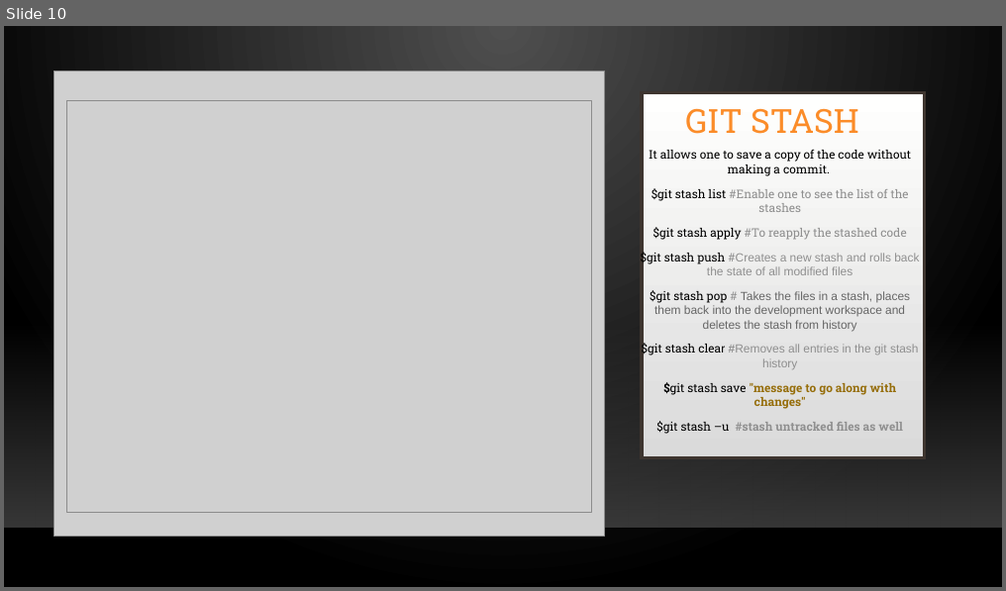
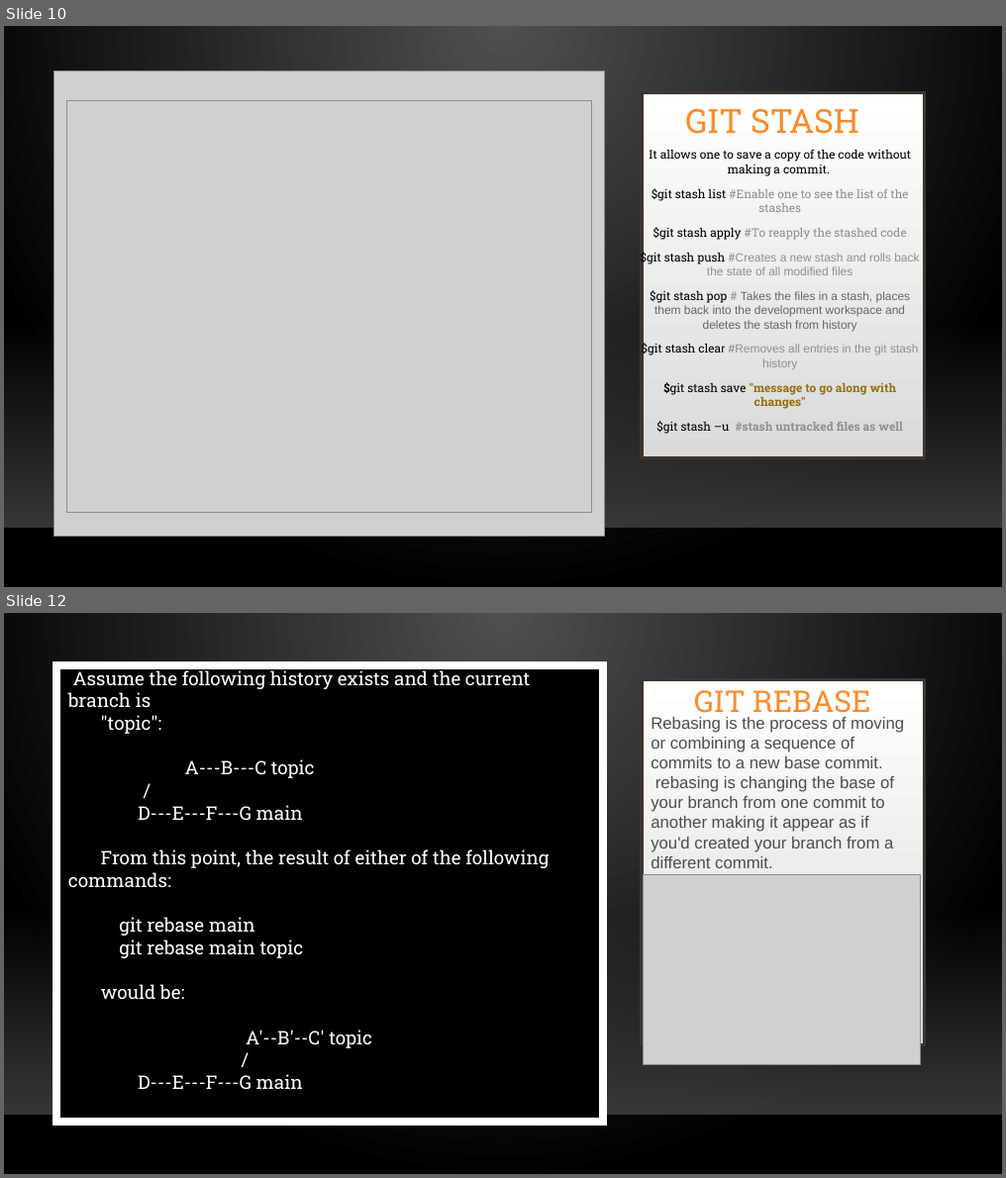
Before and after one commit to gwydion67/KOSS-presentation, a slide deck: New Git Concepts.pptx. Shown one above the other, each under a label of ours: slide 10 before the commit, slides 10 and 12 after it; the slides between them are not shown. The pictures are 1006x591 and 1006x1178 pixels, drawn with LibreOffice and Linux fonts; fonts in the diff are those of the drawing; grey boxes stand for pictures; background and template pictures are left out. Boxes give left, top, right and bottom in pixels: in the first picture for what was removed or moved away, otherwise in the second. Text is boxed around its words. In the diff, an @@ line names an element or a change of style, - is before the commit and + after.

```diff
--- a/New Git Concepts.pptx
+++ b/New Git Concepts.pptx
@@ slide 12 added at [4,613,1002,1174], background gradient #505050 to #000000; not listed: 3 template elements that a slide beside it also shows @@
@@ rectangle added at [56,665,603,1122], fill #000000, outline #FFFFFF 8 pt @@
@@ text added at [68,667,548,1090], 18 pt, text #FFFFFF @@
+Assume the following history exists and the current branch is
+"topic":
+A---B---C topic
+/
+D---E---F---G main
+From this point, the result of either of the following commands:
+git rebase main
+git rebase main topic
+would be:
+A'--B'--C' topic
+/
+D---E---F---G main
@@ title added at [694,690,870,720], 28.8 pt, text #FB8C29 @@
+GIT REBASE
@@ text added at [650,717,904,868], 16 pt, text #4D4D4D @@
+Rebasing is the process of moving or combining a sequence of commits to a new base commit. rebasing is changing the base of your branch from one commit to another making it appear as if you'd created your branch from a different commit.
@@ picture added at [644,875,921,1064] @@
```
Also in this commit, not shown: 3 slides changed, 2 other slides added, 1 slide removed.
